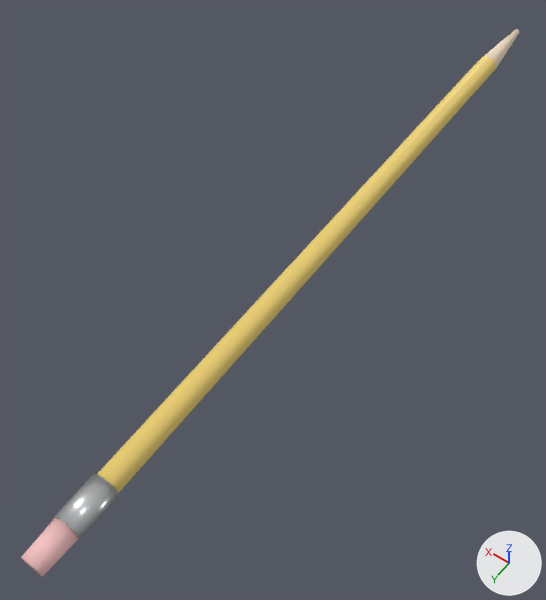
Two versions of the glTF model assets/models/prop_pencil.glb, one commit apart.
The view is the same before and after, from a 50 mm lens placed at (-0.071, 0.036, 0.16), pointed at (0.006, -0.072, -0.01). Every picture has the same lights, and +X, +Y and +Z are marked at lower right. The picture after the commit comes second. Where no turn or scale is listed for an object, it has been applied to the vertices.

Objects in the first picture: 'prop_pencil'.
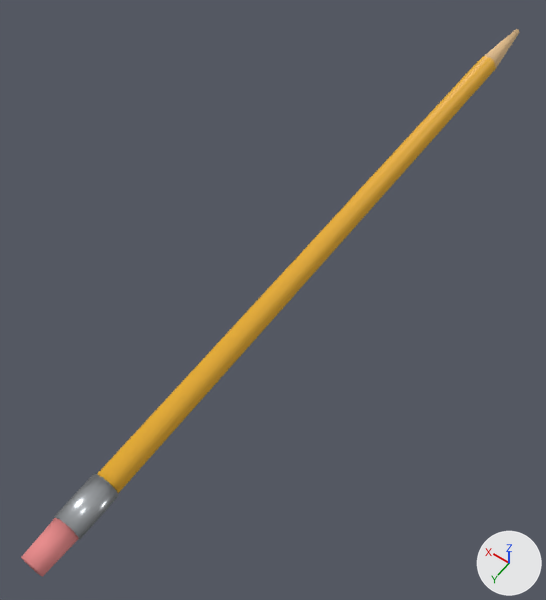
Boxes [x1, y1, x2, y2] around the edits, measured in the pictures (546 x 600 px):
'prop_pencil', recoloured: [21, 29, 520, 577] in both

Patch to the scene script:
```diff
--- a/assets/models/prop_pencil.glb.py
+++ b/assets/models/prop_pencil.glb.py
@@ mat_pencil_yellow @@
 mat_pencil_yellow = principled_material('pencil_yellow')
-mat_pencil_yellow.base_color = (0.949, 0.71, 0.192)  # yellow #f9db79
+mat_pencil_yellow.base_color = (0.888, 0.462, 0.0307)  # orange #f2b531
 mat_pencil_yellow.roughness = 0.4
@@ mat_eraser @@
 mat_eraser = principled_material('eraser')
-mat_eraser.base_color = (0.91, 0.541, 0.541)  # pink #f5c2c2
+mat_eraser.base_color = (0.807, 0.254, 0.254)  # pink #e88a8a
 mat_eraser.roughness = 0.8
```
